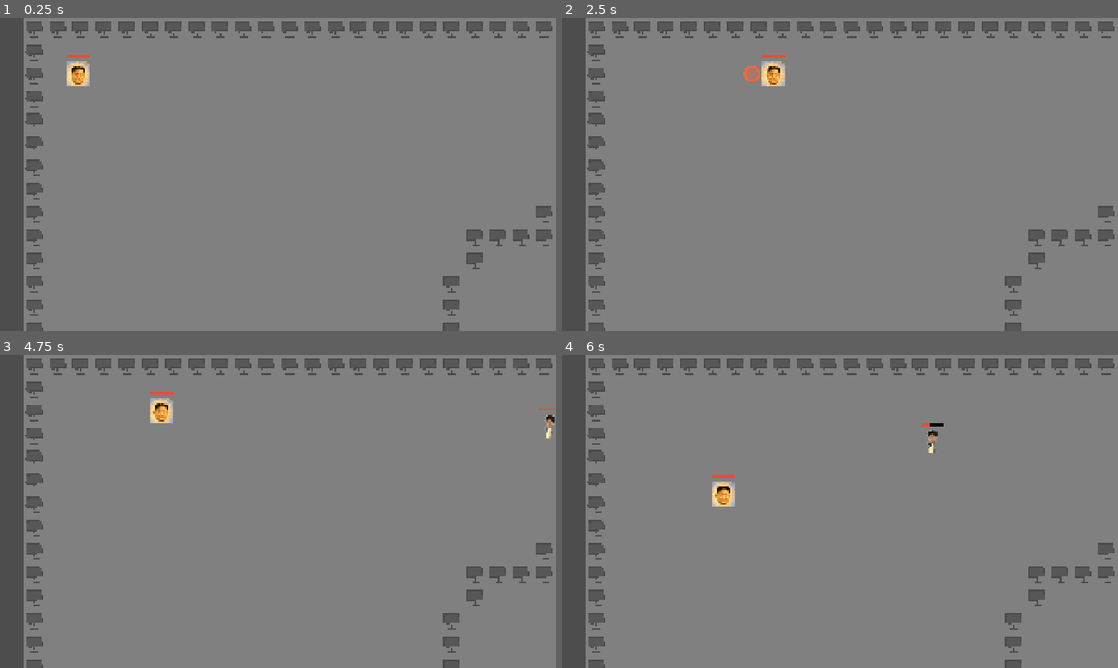
Above: before the commit, frames 1-4 (two rows, left to right).
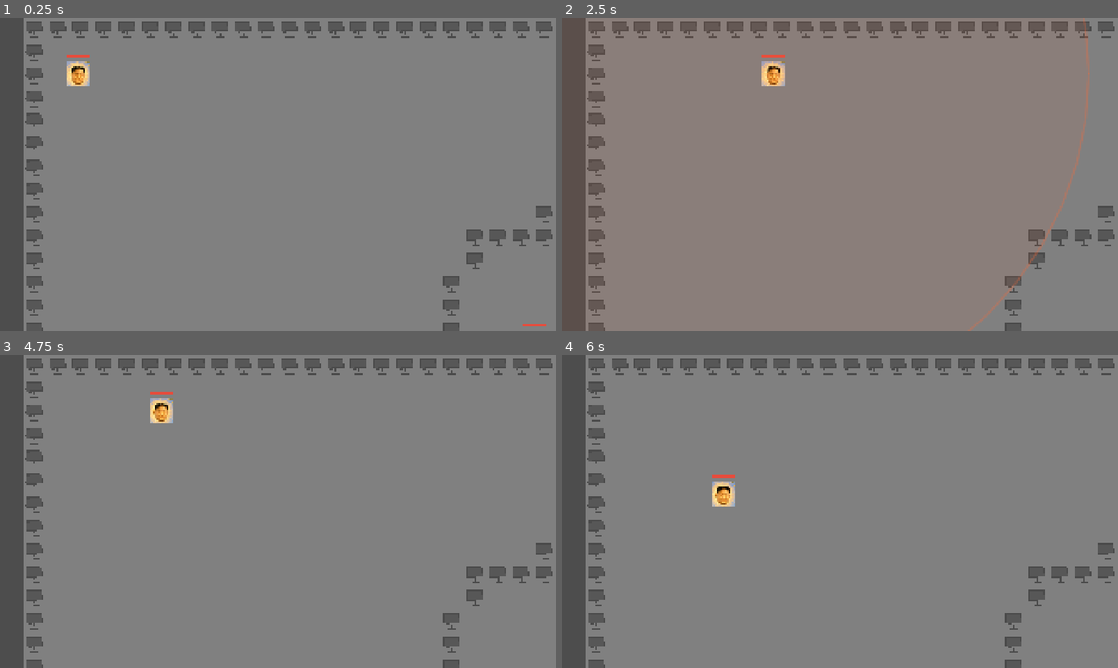
Above: after the commit, the same moments.

Repository: yanli-nyan/sys_battle
Game: Godot game, scene res://scenes/main/battle_world.tscn
Same seed, same stepped clock (60 frames per second), same inputs: the game is played once before the commit and once after it.
Inputs (mouse positions are in pixels of both pictures, inside the frame that each line leads up to):
- Up to frame 1 (0.25 s): no input
- Up to frame 2 (2.5 s): tap Enter (ui_accept) at 0.5, 0.77, 2 s; move the mouse to (962, 158) at 0.52 s; hold D (move_right) 0.53-1.25 s; tap E at 0.6, 2.3 s; click (962, 158) at 0.67 s; tap 1 at 0.8 s; drag from (728, 190) to (723, 74) at 1.27 s; move the mouse to (895, 105) at 2.02 s; hold D (move_right) from 2.03 s (still down); tap 9 at 2.1 s
- Up to frame 3 (4.75 s): release D (move_right) at 2.75 s; drag from (250, 574) to (244, 411) at 2.77 s; tap Enter (ui_accept) at 3.5, 3.77 s; move the mouse to (444, 558) at 3.52 s; hold A (move_left) 3.53-4.25 s; tap 1 at 3.6 s; tap 9 at 3.8 s; drag from (111, 464) to (194, 433) at 4.27 s
- Up to frame 4 (6 s): move the mouse to (867, 511) at 5.02 s; hold S (move_down) 5.03-5.75 s; tap E at 5.1 s; click (867, 511) at 5.17 s; tap 1 at 5.3 s; drag from (756, 433) to (967, 433) at 5.77 s

The runs differ from the first frame. In frame 1, less than 0.1% of the frame differs, in the area x 94-99%, y 97-99%; in frame 2, 0.5%, in the area x 32-95%, y 0-100%; in frame 3, 0.1%; in frame 4, 0.1%.

Commit message:
feat: 技能库（自我强化/大范围减速）与九人混战开局
技能库
- 新增 BuffSkill：自我强化技，强化项由 stat 下拉框选择（移速 / 攻击力 / 攻击距离），
  配上 multiplier 与 duration 即可，新增同类技能不用再写代码
- 新增 SlowFieldSkill：大范围减速，对半径内敌人施加限时的移速削弱
- 新增 RingFX，并把空间查询与圆环特效提到 SkillData 供范围类技能共用
- 新增技能资源：speed_boost / attack_boost / range_boost / slow_field

属性修正系统 (base_character.gd)
- 技能不再直接改数值，而是挂一段限时倍率；移速、普攻伤害、判定盒半径统一走这里
- 修正按来源分开记录：同一技能重复释放只刷新自己那条，不同来源则叠乘，
  所以自己的加速与敌人给的减速会相乘而不是互相顶掉
- 攻击力增益同时作用于普攻与技能伤害（AOESkill 改走 scale_damage）

九人混战开局
- 战局改为按地图出生点铺开参战者：fighter_count 人，1 个玩家 + 其余 AI，
  玩家占用 player_spawn_index；全员暂用 fighter_data（当前为 test.tres）
- 角色坐标改为入树前设好，避开两个 CharacterBody2D 同坐标注册触发的重叠解算
- AI 改为索敌最近的其它参战者，AI 之间会互相攻击，而不是一起扑向玩家
- 玩家数字键 1-9 对应技能槽 0-8（E 键仍等价于 1 号槽）
- test.tres 保持「普攻 + 1 个技能」

修复
- 范围技能的冲击波圆环此前不会扩散：原实现靠 lambda 改写外部变量来驱动半径，
  而 GDScript 的 lambda 按值捕获，改的只是副本。改用 RingFX 的真实属性 + Tween 驱动

Diff:
--- /dev/null
+++ b/resources/skills/attack_boost.tres
@@ -0,0 +1,12 @@
+[gd_resource type="Resource" script_class="BuffSkill" format=3]
+
+[ext_resource type="Script" path="res://scripts/skills/buff_skill.gd" id="1_script"]
+
+[resource]
+script = ExtResource("1_script")
+skill_name = "战意"
+cooldown = 10
+stat = 1
+multiplier = 1.8
+duration = 5
+aura_color = Color(1, 0.5, 0.3, 0.8)
--- /dev/null
+++ b/resources/skills/range_boost.tres
@@ -0,0 +1,12 @@
+[gd_resource type="Resource" script_class="BuffSkill" format=3]
+
+[ext_resource type="Script" path="res://scripts/skills/buff_skill.gd" id="1_script"]
+
+[resource]
+script = ExtResource("1_script")
+skill_name = "长驱"
+cooldown = 10
+stat = 2
+multiplier = 1.8
+duration = 5
+aura_color = Color(1, 0.9, 0.35, 0.8)
--- /dev/null
+++ b/resources/skills/slow_field.tres
@@ -0,0 +1,12 @@
+[gd_resource type="Resource" script_class="SlowFieldSkill" format=3]
+
+[ext_resource type="Script" path="res://scripts/skills/slow_field_skill.gd" id="1_script"]
+
+[resource]
+script = ExtResource("1_script")
+skill_name = "迟滞力场"
+cooldown = 9.0
+radius = 450.0
+speed_multiplier = 0.45
+duration = 3.0
+field_color = Color(0.35, 0.6, 1, 0.7)
--- /dev/null
+++ b/resources/skills/speed_boost.tres
@@ -0,0 +1,12 @@
+[gd_resource type="Resource" script_class="BuffSkill" format=3]
+
+[ext_resource type="Script" path="res://scripts/skills/buff_skill.gd" id="1_script"]
+
+[resource]
+script = ExtResource("1_script")
+skill_name = "疾行"
+cooldown = 8
+stat = 0
+multiplier = 1.6
+duration = 4
+aura_color = Color(0.4, 1, 0.55, 0.8)
--- a/scenes/characters/ai_controller.gd
+++ b/scenes/characters/ai_controller.gd
@@ -1,23 +1,58 @@
 class_name AIController
 extends Node2D
 
+## AI 大脑：在混战中锁定「最近的其它参战者」，靠近后停下普攻。
+##
+## 目标从 fighter 组里挑，所以 AI 之间也会互相攻击，而不是一起扑向玩家。
+## 出刀前摇、战术撤退、技能释放等留给后续的 AI 升级。
+
 @onready var character: CharacterBody2D = get_parent().get_parent()
+
+## 进入该距离就停下开打（略大于判定盒 18 + 受击盒 15 的接触距离）
+@export var attack_range: float = 34.0
+## 索敌刷新间隔（秒），避免每帧遍历全场
+@export var retarget_interval: float = 0.4
+
+## 当前锁定的目标
 var target: CharacterBody2D = null
 
+var _retarget_timer: float = 0.0
+
+
 func _ready() -> void:
-	# 暂时简单粗暴地抓取场景树里的玩家（后续再优化为组检测或动态索敌）
-	target = get_tree().get_first_node_in_group("player")
+	_acquire_target()
 
-func _process(_delta: float) -> void:
-	if not character or not is_instance_valid(target):
+
+func _process(delta: float) -> void:
+	_retarget_timer -= delta
+	if _retarget_timer <= 0.0:
+		_retarget_timer = retarget_interval
+		_acquire_target()
+
+	if not is_instance_valid(target):
+		character.move_direction = Vector2.ZERO
 		return
 
-	var dist = character.global_position.distance_to(target.global_position)
+	var dist := character.global_position.distance_to(target.global_position)
+	if dist > attack_range:
+		character.move_direction = (target.global_position - character.global_position).normalized()
+		return
 
-	# 距离大于 30 像素时向玩家移动，靠近后停下准备攻击
-	if dist > 30.0:
-		var dir = (target.global_position - character.global_position).normalized()
-		character.move_direction = dir
-	else:
-		character.move_direction = Vector2.ZERO
-		character.perform_basic_attack()
+	# 贴到攻击距离内就停下出刀；朝向沿用最后一次移动方向
+	character.move_direction = Vector2.ZERO
+	character.perform_basic_attack()
+
+
+## 在 fighter 组里挑选最近的其它参战者
+func _acquire_target() -> void:
+	var best: CharacterBody2D = null
+	var best_dist := INF
+	for node in get_tree().get_nodes_in_group("fighter"):
+		var other := node as CharacterBody2D
+		if other == null or other == character or not is_instance_valid(other):
+			continue
+		var dist := character.global_position.distance_squared_to(other.global_position)
+		if dist < best_dist:
+			best_dist = dist
+			best = other
+	target = best
--- a/scenes/characters/base_character.gd
+++ b/scenes/characters/base_character.gd
@@ -15,6 +15,12 @@
 var current_combo: int = 0
 var combo_timer: float = 0.0
 
+## 临时属性修正（增益 / 减益）。
+## key -> { 来源实例 id -> { "multiplier": float, "remaining": float } }
+## 按来源分开存放，同一个技能重复释放只会刷新自己那一条，
+## 不同来源（自己的加速 + 敌人的减速）则叠乘，不会互相顶掉。
+var _modifiers: Dictionary = {}
+
 signal died(victim: CharacterBody2D)
 
 @onready var hitbox_pivot: Node2D = $HitboxPivot
@@ -38,6 +44,9 @@
 	character_data = data
 	current_hp = data.max_hp
 
+	# 换配置等于重新初始化，先清掉旧的临时修正
+	clear_modifiers()
+
 	# 初始化血条上限与当前值
 	if health_bar:
 		health_bar.max_value = data.max_hp
@@ -50,7 +59,7 @@
 		visual_sprite.offset = data.texture_offset
 
 	# 判定盒 / 受击盒尺寸同样由数据驱动，每个角色可以有各自的攻击距离与体型
-	_apply_shape_radius(hitbox_shape, data.hitbox_radius, "Hitbox")
+	_refresh_hitbox_radius()
 	_apply_shape_radius(hurtbox_shape, data.hurtbox_radius, "Hurtbox")
 
 	# 深拷贝技能实例，确保不同角色的冷却独立计算
@@ -75,7 +84,90 @@
 	shaped.radius = radius
 	shape_node.shape = shaped
 
+
+# ---------- 临时属性修正（增益 / 减益） ----------
+
+## 挂上一段限时的属性修正。source 传技能自身即可：
+## 同一来源重复释放只刷新时长与倍率，不会自己叠自己；不同来源则叠乘。
+## key 用 SkillData 里的 MOD_* 常量。
+func apply_modifier(key: StringName, multiplier: float, duration: float, source: Object = null) -> void:
+	var source_id: int = 0
+	if source != null:
+		source_id = source.get_instance_id()
+
+	if not _modifiers.has(key):
+		_modifiers[key] = {}
+	_modifiers[key][source_id] = {"multiplier": multiplier, "remaining": duration}
+	_on_modifier_changed(key)
+
+
+## 取某个属性的当前总倍率；没有任何修正时返回 default_value
+func get_modifier(key: StringName, default_value: float = 1.0) -> float:
+	if not _modifiers.has(key):
+		return default_value
+	var total := 1.0
+	for entry in _modifiers[key].values():
+		total *= float(entry["multiplier"])
+	return total
+
+
+## 立刻清空所有修正（换配置或死亡时用）
+func clear_modifiers() -> void:
+	_modifiers.clear()
+	_refresh_hitbox_radius()
+
+
+func has_modifier(key: StringName) -> bool:
+	return _modifiers.has(key)
+
+
+func _update_modifiers(delta: float) -> void:
+	if _modifiers.is_empty():
+		return
+
+	var changed: Array[StringName] = []
+	for raw_key in _modifiers.keys():
+		var key: StringName = raw_key
+		var entries: Dictionary = _modifiers[key]
+		var expired: Array = []
+		for source_id in entries.keys():
+			var entry: Dictionary = entries[source_id]
+			entry["remaining"] = float(entry["remaining"]) - delta
+			if entry["remaining"] <= 0.0:
+				expired.append(source_id)
+		for source_id in expired:
+			entries.erase(source_id)
+		if entries.is_empty():
+			_modifiers.erase(key)
+		if not expired.is_empty():
+			changed.append(key)
+
+	for key in changed:
+		_on_modifier_changed(key)
+
+
+func _on_modifier_changed(key: StringName) -> void:
+	# 攻击距离是靠判定盒半径实现的，倍率一变就要把形状尺寸重算回去
+	if key == SkillData.MOD_ATTACK_RANGE:
+		_refresh_hitbox_radius()
+
+
+## 按「基础半径 × 攻击距离倍率」刷新普攻判定盒
+func _refresh_hitbox_radius() -> void:
+	var base_radius := 18.0
+	if character_data:
+		base_radius = character_data.hitbox_radius
+	_apply_shape_radius(hitbox_shape, base_radius * get_modifier(SkillData.MOD_ATTACK_RANGE), "Hitbox")
+
+
+## 把基础伤害换算成实际伤害（含攻击力增益）。普攻与技能都走这里，保证 buff 一致生效。
+func scale_damage(base_damage: float) -> int:
+	return int(round(base_damage * get_modifier(SkillData.MOD_ATTACK_POWER)))
+
 func _physics_process(delta: float) -> void:
+	# 0. 推进临时属性修正的计时
+	_update_modifiers(delta)
+
 	# 1. 推进所有已装备技能的冷却
 	for skill in runtime_skills:
 		skill.update_cooldown(delta)
@@ -86,8 +178,9 @@
 		if combo_timer <= 0.0:
 			current_combo = 0
 
-	# 3. 基础移动与朝向记录
-	var speed = character_data.move_speed if character_data else 160.0
+	# 3. 基础移动与朝向记录（移速受加速 / 减速影响）
+	var speed: float = character_data.move_speed if character_data else 160.0
+	speed *= get_modifier(SkillData.MOD_MOVE_SPEED)
 	velocity = move_direction.normalized() * speed
 	move_and_slide()
 
@@ -105,8 +198,8 @@
 
 	is_attacking = true
 
-	# 取出当前连段伤害
-	var damage = character_data.basic_attack.damages[current_combo]
+	# 取出当前连段伤害（含攻击力增益）
+	var damage: int = scale_damage(character_data.basic_attack.damages[current_combo])
 	hitbox.set_meta("damage", damage) # 将伤害值暂存在 Hitbox 上
 
 	# 激活 Hitbox 0.1 秒后立即关闭（挥砍判定窗口）
--- a/scenes/characters/player_controller.gd
+++ b/scenes/characters/player_controller.gd
@@ -35,10 +35,20 @@
 	if event.is_action_pressed("ui_accept"):
 		request_basic_attack()
 
-	# E 键：释放战术技能 0
+	# E 键等价于 1 号槽；数字键 1-9 直接对应技能槽 0-8
 	if event is InputEventKey and event.pressed and not event.echo:
-		if event.keycode == KEY_E:
-			request_skill(0)
+		var slot := _slot_from_keycode(event.keycode)
+		if slot >= 0:
+			request_skill(slot)
+
+
+## 数字键 1..9 映射到技能槽 0..8，其余按键返回 -1
+func _slot_from_keycode(keycode: Key) -> int:
+	if keycode == KEY_E:
+		return 0
+	if keycode >= KEY_1 and keycode <= KEY_9:
+		return int(keycode) - int(KEY_1)
+	return -1
 
 
 # ---------- 供触控层 / 外部系统调用的公开接口 ----------
--- a/scenes/main/battle_world.gd
+++ b/scenes/main/battle_world.gd
@@ -1,13 +1,14 @@
 extends Node2D
 
-## 战局宿主：加载地图 → 生成参战者 → 挂载大脑与相机 → 裁判胜负。
+## 战局宿主：加载地图 → 按出生点铺开参战者 → 挂载大脑与相机 → 裁判胜负。
 ##
 ## 地图以独立场景插入 MapRoot，本脚本只依赖 GameMap 暴露的接口，
 ## 所以换地图（含每图不同的触控 UI）都不需要改动这里一行代码。
 
 const CHARACTER_SCENE: PackedScene = preload("res://scenes/characters/base_character.tscn")
-const PLAYER_DATA: CharacterData = preload("res://resources/characters/test.tres")
-const ENEMY_DATA: CharacterData = preload("res://resources/characters/scout.tres")
+## 默认参战角色数据。目前所有角色都先用 test 顶替，
+## 后续要做「每人一套属性/技能」时，把 fighter_data 换成列表即可。
+const DEFAULT_FIGHTER_DATA: CharacterData = preload("res://resources/characters/test.tres")
 
 const PLAYER_CONTROLLER_SCRIPT: GDScript = preload("res://scenes/characters/player_controller.gd")
 const AI_CONTROLLER_SCRIPT: GDScript = preload("res://scenes/characters/ai_controller.gd")
@@ -20,8 +21,12 @@
 @export_group("战局配置")
 ## 本局要加载的地图场景；留空则使用 DEFAULT_MAP_SCENE
 @export var map_scene: PackedScene
-## 生成的 AI 敌人数量
-@export_range(0, 8, 1) var enemy_count: int = 1
+## 参战者统一使用的角色数据；留空则使用 DEFAULT_FIGHTER_DATA
+@export var fighter_data: CharacterData
+## 本局参战人数（含玩家）。按顺序占用地图出生点，超出时 GameMap 会自动循环复用。
+@export_range(1, 16, 1) var fighter_count: int = 9
+## 玩家占用第几个出生点（0 起）
+@export var player_spawn_index: int = 0
 ## 玩家相机缩放（适配 32×32 像素网格）
 @export var camera_zoom: Vector2 = Vector2(2.5, 2.5)
 
@@ -39,8 +44,6 @@
 
 var alive_fighters: Array[CharacterBody2D] = []
 var is_match_over: bool = false
-
-var _spawn_cursor: int = 0
 
 
 func _ready() -> void:
@@ -104,48 +107,75 @@
 
 # ---------- 参战者生成 ----------
 
+## 在地图出生点上铺开参战者：1 个玩家 + 其余全 AI。
+## 出生点数不够时由 GameMap 循环复用出生点。
 func spawn_match() -> void:
-	_spawn_cursor = 0
-
-	if current_map and 1 + enemy_count > current_map.capacity:
-		push_warning("参战人数 %d 超过地图 %s 的建议容量 %d，出生点将循环复用。"
-			% [1 + enemy_count, current_map.display_name, current_map.capacity])
-
-	# 1. 玩家
-	var player := CHARACTER_SCENE.instantiate() as CharacterBody2D
-	add_child(player)
-	player.global_position = _spawn_position(_take_spawn())
-	player.name = "Player"
-	player.add_to_group("player")
-	player.apply_data(PLAYER_DATA)
-	player_instance = player
-	_register_fighter(player)
-
+	if current_map == null:
+		push_error("战局没有加载地图，无法生成参战者。")
+		return
+
+	var total: int = maxi(fighter_count, 1)
+	var spawn_total: int = current_map.get_spawn_count()
+	if spawn_total > 0 and total > spawn_total:
+		push_warning("参战人数 %d 超过地图出生点数 %d，多出的角色会和已有角色叠在同一位置。"
+			% [total, spawn_total])
+
+	var player_slot: int = clampi(player_spawn_index, 0, total - 1)
+	_spawn_fighter(player_slot, true, "Player")
+
+	var slot: int = 0
+	var spawned: int = 1
+	while spawned < total:
+		if slot != player_slot:
+			_spawn_fighter(slot, false, "AI_%d" % spawned)
+			spawned += 1
+		slot += 1
+
+	print("战局开始：%d 名参战者（出生点 %d 个）" % [alive_fighters.size(), spawn_total])
+
+
+## 生成一名参战者并挂上对应的大脑
+func _spawn_fighter(spawn_index: int, is_player: bool, node_name: String) -> void:
+	var body := CHARACTER_SCENE.instantiate() as CharacterBody2D
+
+	# 位置必须在入树之前设好：两个 CharacterBody2D 在同一坐标注册，
+	# 物理引擎的重叠解算会把其中一个弹飞。
+	body.position = to_local(current_map.get_spawn_position(spawn_index))
+	body.name = node_name
+	add_child(body)
+	body.add_to_group("fighter")
+
+	body.apply_data(fighter_data if fighter_data else DEFAULT_FIGHTER_DATA)
+
+	if is_player:
+		player_instance = body
+		body.add_to_group("player")
+		_setup_player_brain(body)
+	else:
+		_setup_ai_brain(body)
+
+	_register_fighter(body)
+
+
+func _setup_player_brain(body: CharacterBody2D) -> void:
 	player_brain = PLAYER_CONTROLLER_SCRIPT.new()
 	player_brain.name = "PlayerController"
-	player.get_node("Brain").add_child(player_brain)
+	body.get_node("Brain").add_child(player_brain)
 
 	var camera := Camera2D.new()
 	camera.name = "Camera2D"
 	camera.zoom = camera_zoom
 	_apply_camera_limits(camera)
-	player.add_child(camera)
-
-	# 2. 敌人
-	for i in enemy_count:
-		var enemy := CHARACTER_SCENE.instantiate() as CharacterBody2D
-		add_child(enemy)
-		enemy.global_position = _spawn_position(_take_spawn())
-		enemy.name = "Enemy_%d" % (i + 1)
-		enemy.apply_data(ENEMY_DATA)
-		_register_fighter(enemy)
-
-		var ai: AIController = AI_CONTROLLER_SCRIPT.new()
-		ai.name = "AIController"
-		enemy.get_node("Brain").add_child(ai)
-
-	# 3. 触控输入接线（必须在玩家大脑就绪之后）
+	body.add_child(camera)
+
+	# 触控输入接线（必须在玩家大脑就绪之后）
 	_wire_touch_controls()
+
+
+func _setup_ai_brain(body: CharacterBody2D) -> void:
+	var ai: AIController = AI_CONTROLLER_SCRIPT.new()
+	ai.name = "AIController"
+	body.get_node("Brain").add_child(ai)
 
 
 ## 触控层只抛信号，由战局接线到玩家大脑，保证 UI 与角色解耦
@@ -161,19 +191,6 @@
 		touch_controls.skill_pressed.connect(player_brain.request_skill)
 
 
-## 出生点按顺序取用，取完循环
-func _take_spawn() -> int:
-	var index := _spawn_cursor
-	_spawn_cursor += 1
-	return index
-
-
-func _spawn_position(index: int) -> Vector2:
-	if current_map:
-		return current_map.get_spawn_position(index)
-	return map_root.global_position
-
-
 ## 把地图边界同步给相机，避免镜头移出地形
 func _apply_camera_limits(camera: Camera2D) -> void:
 	if current_map == null:
--- a/scenes/maps/arena_test.tscn
+++ b/scenes/maps/arena_test.tscn
@@ -1,7 +1,7 @@
-[gd_scene load_steps=7 format=4]
+[gd_scene format=4 uid="uid://d2wi0444ipmkb"]
 
 [ext_resource type="Texture2D" uid="uid://buykpculrnqud" path="res://resources/texture/environment/Ground.png" id="1_03h0k"]
-[ext_resource type="Script" path="res://scripts/maps/game_map.gd" id="1_map_script"]
+[ext_resource type="Script" uid="uid://db4mmhgmumm5h" path="res://scripts/maps/game_map.gd" id="1_map_script"]
 
 [sub_resource type="TileSetAtlasSource" id="TileSetAtlasSource_4pyfg"]
 texture = ExtResource("1_03h0k")
@@ -157,7 +157,7 @@
 physics_layer_0/collision_layer = 1
 sources/0 = SubResource("TileSetAtlasSource_ipji2")
 
-[node name="ArenaTest" type="Node2D"]
+[node name="ArenaTest" type="Node2D" unique_id=1468192402]
 script = ExtResource("1_map_script")
 display_name = "试炼场"
 
@@ -194,3 +194,6 @@
 
 [node name="Spawn8" type="Marker2D" parent="SpawnPoints" unique_id=1037653372]
 position = Vector2(1764, 910)
+
+[node name="Spawn9" type="Marker2D" parent="SpawnPoints" unique_id=236888903]
+position = Vector2(747, 921)
--- a/scripts/skills/aoe_skill.gd
+++ b/scripts/skills/aoe_skill.gd
@@ -1,5 +1,7 @@
 class_name AOESkill
 extends SkillData
+
+## 范围伤害技能：以自身为中心，对半径内所有敌人结算伤害与径向击退。
 
 @export_group("AOE 伤害属性")
 @export var radius: float = 500.0                # 伤害半径（像素）
@@ -7,59 +9,21 @@
 @export var knockback_force: float = 350.0      # 击退力度
 @export var wave_color: Color = Color(1.0, 0.4, 0.2, 0.6) # 冲击波颜色（橙红）
 
+
 func _execute(caster: CharacterBody2D, _aim_dir: Vector2) -> void:
 	# 1. 播放轻量冲击波视觉反馈
-	_spawn_visual_fx(caster)
+	spawn_ring_fx(caster, radius, wave_color)
 
-	# 2. 空间几何查询 Hurtbox（Layer 3 = 掩码值 4）
-	var space_state = caster.get_world_2d().direct_space_state
-	var query = PhysicsShapeQueryParameters2D.new()
-	var circle = CircleShape2D.new()
-	circle.radius = radius
-	query.shape = circle
-	query.transform = caster.global_transform
+	# 2. 伤害要吃掉施法者身上的攻击力增益
+	var actual_damage: int = damage
+	if caster.has_method("scale_damage"):
+		actual_damage = caster.scale_damage(damage)
 
-	# Layer 3 对应的位掩码为 4 (1 << 2)
-	query.collision_mask = 4
-	query.collide_with_areas = true
-	query.collide_with_bodies = false
-
-	var hits = space_state.intersect_shape(query, 32)
-	for hit in hits:
-		var hurtbox = hit.collider as Area2D
-		if not hurtbox or hurtbox.owner == caster:
-			continue # 排除自己
-
-		var victim = hurtbox.owner
-		if victim and victim.has_method("take_damage"):
-			var knock_dir = (victim.global_position - caster.global_position).normalized()
-			if knock_dir == Vector2.ZERO:
-				knock_dir = Vector2.RIGHT
-			victim.take_damage(damage, knock_dir * knockback_force)
-
-# 生成一个自消散的圆形冲击波节点
-func _spawn_visual_fx(caster: CharacterBody2D) -> void:
-	var fx = Node2D.new()
-	fx.global_position = caster.global_position
-	caster.get_parent().add_child(fx)
-
-	var current_r = 10.0
-	var alpha = 1.0
-
-	fx.draw.connect(func():
-		fx.draw_circle(Vector2.ZERO, current_r, Color(wave_color.r, wave_color.g, wave_color.b, alpha * 0.3))
-		fx.draw_arc(Vector2.ZERO, current_r, 0.0, TAU, 32, Color(wave_color.r, wave_color.g, wave_color.b, alpha), 3.0)
-	)
-
-	var tween = fx.create_tween().set_parallel(true)
-	tween.tween_method(func(val: float):
-		current_r = val
-		fx.queue_redraw()
-	, 10.0, radius, 0.25).set_trans(Tween.TRANS_QUAD).set_ease(Tween.EASE_OUT)
-
-	tween.tween_method(func(val: float):
-		alpha = val
-		fx.queue_redraw()
-	, 1.0, 0.0, 0.25)
-
-	tween.chain().tween_callback(fx.queue_free)
+	# 3. 结算范围内所有敌人
+	for victim in find_enemies_in_radius(caster, radius):
+		if not victim.has_method("take_damage"):
+			continue
+		var knock_dir: Vector2 = (victim.global_position - caster.global_position).normalized()
+		if knock_dir == Vector2.ZERO:
+			knock_dir = Vector2.RIGHT
+		victim.take_damage(actual_damage, knock_dir * knockback_force)
--- /dev/null
+++ b/scripts/skills/buff_skill.gd
@@ -0,0 +1,39 @@
+class_name BuffSkill
+extends SkillData
+
+## 自我强化技能：给自己挂一个限时属性修正。
+##
+## 强化哪一项属性由 stat 下拉选择，配合 multiplier / duration 全部在 .tres 里配置，
+## 所以「加速」「增攻」「增射程」这类技能都不需要再写新脚本。
+
+enum Stat {
+	MOVE_SPEED,      ## 移动速度
+	ATTACK_POWER,    ## 攻击力（普攻与技能伤害一起提升）
+	ATTACK_RANGE,    ## 普攻距离（判定盒半径）
+}
+
+@export_group("强化自己")
+@export var stat: Stat = Stat.MOVE_SPEED
+## 属性倍率：1.5 表示提升到 150%
+@export var multiplier: float = 1.5
+## 持续时间（秒）
+@export var duration: float = 5.0
+## 施法瞬间的光环颜色，仅作视觉反馈
+@export var aura_color: Color = Color(0.4, 1.0, 0.55, 0.8)
+
+
+func _execute(caster: CharacterBody2D, _aim_dir: Vector2) -> void:
+	if caster == null or not caster.has_method("apply_modifier"):
+		return
+	spawn_ring_fx(caster, 56.0, aura_color, 0.18)
+	caster.apply_modifier(_modifier_key(), multiplier, duration, self)
+
+
+func _modifier_key() -> StringName:
+	match stat:
+		Stat.ATTACK_POWER:
+			return MOD_ATTACK_POWER
+		Stat.ATTACK_RANGE:
+			return MOD_ATTACK_RANGE
+		_:
+			return MOD_MOVE_SPEED
--- /dev/null
+++ b/scripts/skills/ring_fx.gd
@@ -0,0 +1,30 @@
+class_name RingFX
+extends Node2D
+
+## 范围技能的扩散圆环特效（零外部素材）。
+##
+## 半径与透明度做成真实属性、由 Tween 直接驱动，而不是在 lambda 里改外部变量——
+## GDScript 的 lambda 按值捕获局部变量，那样写半径根本不会变。
+
+var ring_radius: float = 10.0:
+	set(value):
+		ring_radius = value
+		queue_redraw()
+
+var ring_alpha: float = 1.0:
+	set(value):
+		ring_alpha = value
+		queue_redraw()
+
+var ring_color: Color = Color(1.0, 0.4, 0.2, 0.6):
+	set(value):
+		ring_color = value
+		queue_redraw()
+
+## 圆环描边宽度（像素）
+@export var line_width: float = 3.0
+
+
+func _draw() -> void:
+	draw_circle(Vector2.ZERO, ring_radius, Color(ring_color.r, ring_color.g, ring_color.b, ring_alpha * 0.3))
+	draw_arc(Vector2.ZERO, ring_radius, 0.0, TAU, 48, Color(ring_color.r, ring_color.g, ring_color.b, ring_alpha), line_width, true)
--- a/scripts/skills/skill_data.gd
+++ b/scripts/skills/skill_data.gd
@@ -1,5 +1,22 @@
 class_name SkillData
 extends Resource
+
+## 技能策略基类：统一负责冷却推进与释放接口，具体逻辑由子类实现 _execute()。
+##
+## 这里同时存放技能与角色之间的「共享词汇」：
+##   * MOD_* 是角色身上可被技能临时修改的属性键，由 base_character.gd 的修正系统实现；
+##   * find_enemies_in_radius() / spawn_ring_fx() 是范围类技能复用的工具，
+##     避免每个新技能都抄一遍空间查询和特效代码。
+
+## 移动速度倍率（< 1 即减速）
+const MOD_MOVE_SPEED := &"move_speed"
+## 攻击力倍率
+const MOD_ATTACK_POWER := &"attack_power"
+## 普攻判定盒半径倍率（即攻击距离）
+const MOD_ATTACK_RANGE := &"attack_range"
+
+## 受击盒所在的物理层掩码（Layer 3: Hurtbox）
+const HURTBOX_MASK := 4
 
 @export var skill_name: String = "基础技能"
 @export var cooldown: float = 1.0
@@ -7,12 +24,15 @@
 
 var _current_cooldown: float = 0.0
 
+
 func update_cooldown(delta: float) -> void:
 	if _current_cooldown > 0.0:
 		_current_cooldown -= delta
 
+
 func is_ready() -> bool:
 	return _current_cooldown <= 0.0
+
 
 func try_cast(caster: CharacterBody2D, aim_dir: Vector2) -> bool:
 	if not is_ready():
@@ -21,5 +41,49 @@
 	_execute(caster, aim_dir)
 	return true
 
+
 func _execute(_caster: CharacterBody2D, _aim_dir: Vector2) -> void:
 	pass
+
+
+# ---------- 供子类复用的工具 ----------
+
+## 查询以 caster 为圆心、radius 为半径内的所有敌方角色。
+## 自动排除施法者自己，并按角色去重（一个角色可能同时有多个受击盒）。
+func find_enemies_in_radius(caster: CharacterBody2D, radius: float, max_results: int = 32) -> Array[Node]:
+	var space_state := caster.get_world_2d().direct_space_state
+	var query := PhysicsShapeQueryParameters2D.new()
+	var circle := CircleShape2D.new()
+	circle.radius = radius
+	query.shape = circle
+	query.transform = caster.global_transform
+	query.collision_mask = HURTBOX_MASK
+	query.collide_with_areas = true
+	query.collide_with_bodies = false
+
+	var victims: Array[Node] = []
+	for hit in space_state.intersect_shape(query, max_results):
+		var hurtbox := hit.collider as Area2D
+		if hurtbox == null or hurtbox.owner == caster:
+			continue
+		var victim := hurtbox.owner
+		if victim and not victims.has(victim):
+			victims.append(victim)
+	return victims
+
+
+## 在施法位置生成一个自消散的扩散圆环，作为范围技能的视觉反馈（零外部素材）。
+func spawn_ring_fx(caster: CharacterBody2D, radius: float, color: Color, lifetime: float = 0.25) -> void:
+	var parent := caster.get_parent()
+	if parent == null:
+		return
+
+	var fx := RingFX.new()
+	fx.ring_color = color
+	parent.add_child(fx)
+	fx.global_position = caster.global_position
+
+	var tween := fx.create_tween().set_parallel(true)
+	tween.tween_property(fx, "ring_radius", radius, lifetime).set_trans(Tween.TRANS_QUAD).set_ease(Tween.EASE_OUT)
+	tween.tween_property(fx, "ring_alpha", 0.0, lifetime)
+	tween.chain().tween_callback(fx.queue_free)
--- /dev/null
+++ b/scripts/skills/slow_field_skill.gd
@@ -0,0 +1,23 @@
+class_name SlowFieldSkill
+extends SkillData
+
+## 大范围减速：对半径内所有敌人施加限时的移动速度削弱。
+## 与自我强化共用同一套属性修正系统，因此和加速 buff 会按来源叠乘，而不是互相顶掉。
+
+@export_group("减速力场")
+## 作用半径（像素）
+@export var radius: float = 450.0
+## 命中后的移动速度倍率，越小越慢
+@export_range(0.05, 1.0, 0.05) var speed_multiplier: float = 0.45
+## 减速持续时间（秒）
+@export var duration: float = 3.0
+## 力场圆环颜色
+@export var field_color: Color = Color(0.35, 0.6, 1.0, 0.7)
+
+
+func _execute(caster: CharacterBody2D, _aim_dir: Vector2) -> void:
+	spawn_ring_fx(caster, radius, field_color, 0.35)
+
+	for victim in find_enemies_in_radius(caster, radius):
+		if victim.has_method("apply_modifier"):
+			victim.apply_modifier(MOD_MOVE_SPEED, speed_multiplier, duration, self)
Not shown, added: scripts/skills/buff_skill.gd.uid
Not shown, added: scripts/skills/ring_fx.gd.uid
Not shown, added: scripts/skills/slow_field_skill.gd.uid
